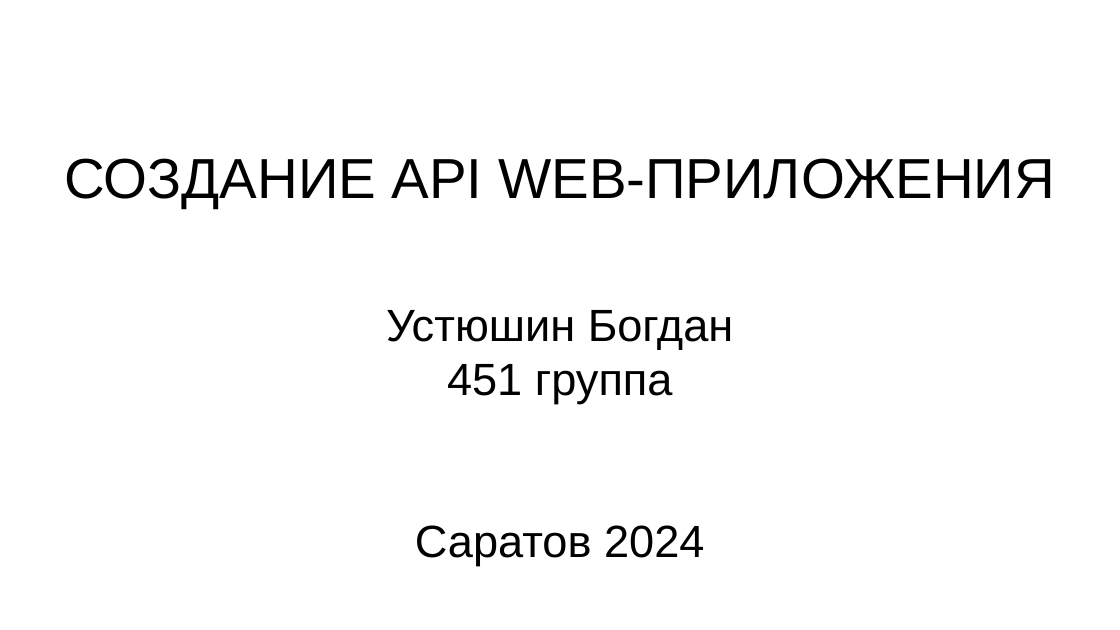
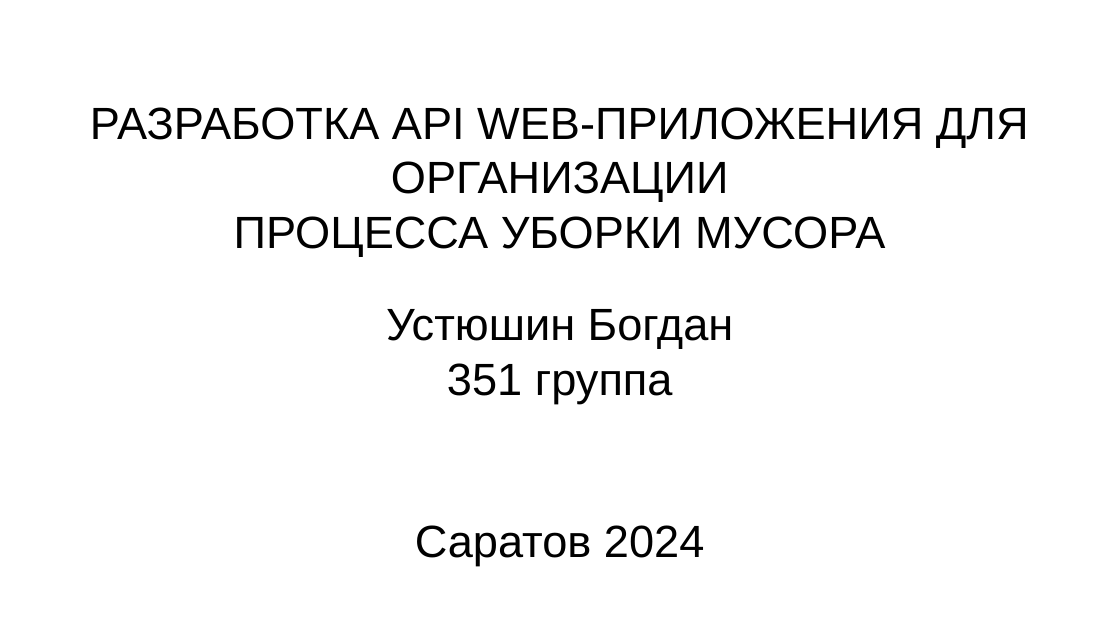
Before and after one commit to Krab1o/UnivAssignments, a slide deck: slide 1 of sem 6/coursework/!presentation/coursework.pptx. Drawn at 1120x630 pixels with LibreOffice and Linux fonts; fonts in the diff are those of the drawing. Boxes give left, top, right and bottom in pixels: in the first picture for what was removed or moved away, otherwise in the second. Text is boxed around its words. In the diff, an @@ line names an element or a change of style, - is before the commit and + after.

```diff
--- a/sem 6/coursework/!presentation/coursework.pptx
+++ b/sem 6/coursework/!presentation/coursework.pptx
@@ title at box(90, 107, 1029, 256): text changed; size 40 to 32 pt @@
-СОЗДАНИЕ API WEB-ПРИЛОЖЕНИЯ
+РАЗРАБОТКА API WEB-ПРИЛОЖЕНИЯ ДЛЯ ОРГАНИЗАЦИИ
+ПРОЦЕССА УБОРКИ МУСОРА
@@ subtitle at box(447, 363, 673, 403): text changed @@
-451 группа
+351 группа
```
Also in this commit, not shown: 2 slides added, 2 slides removed, 5 other files.
